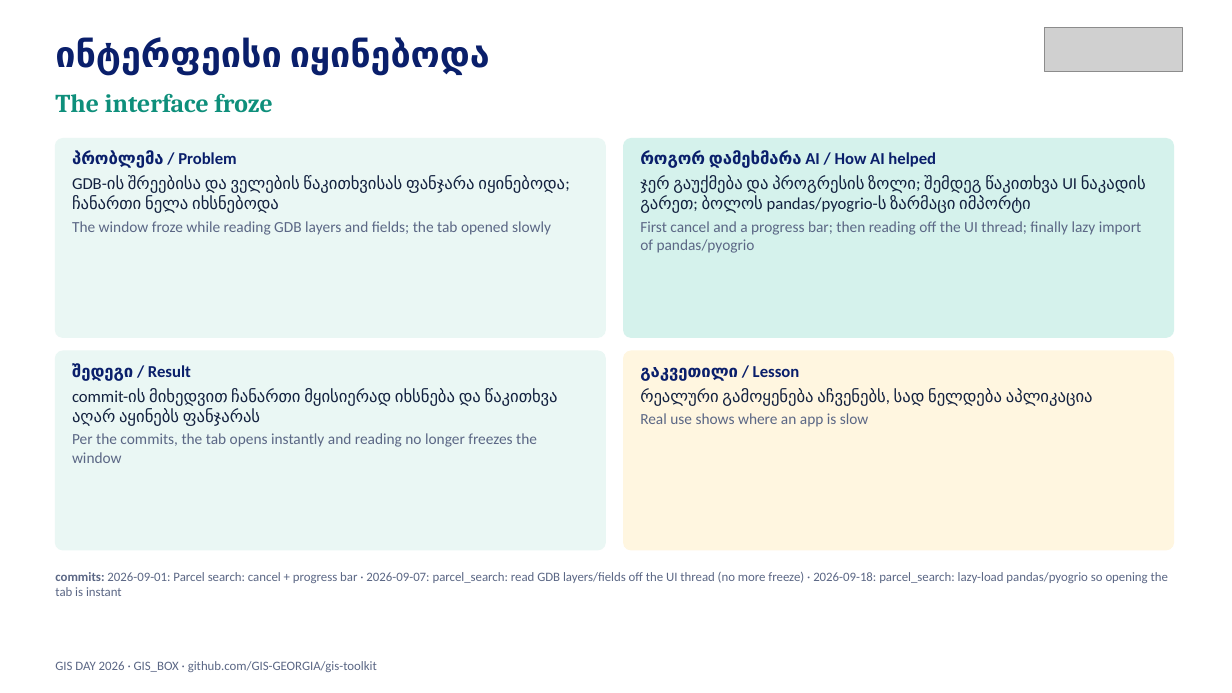
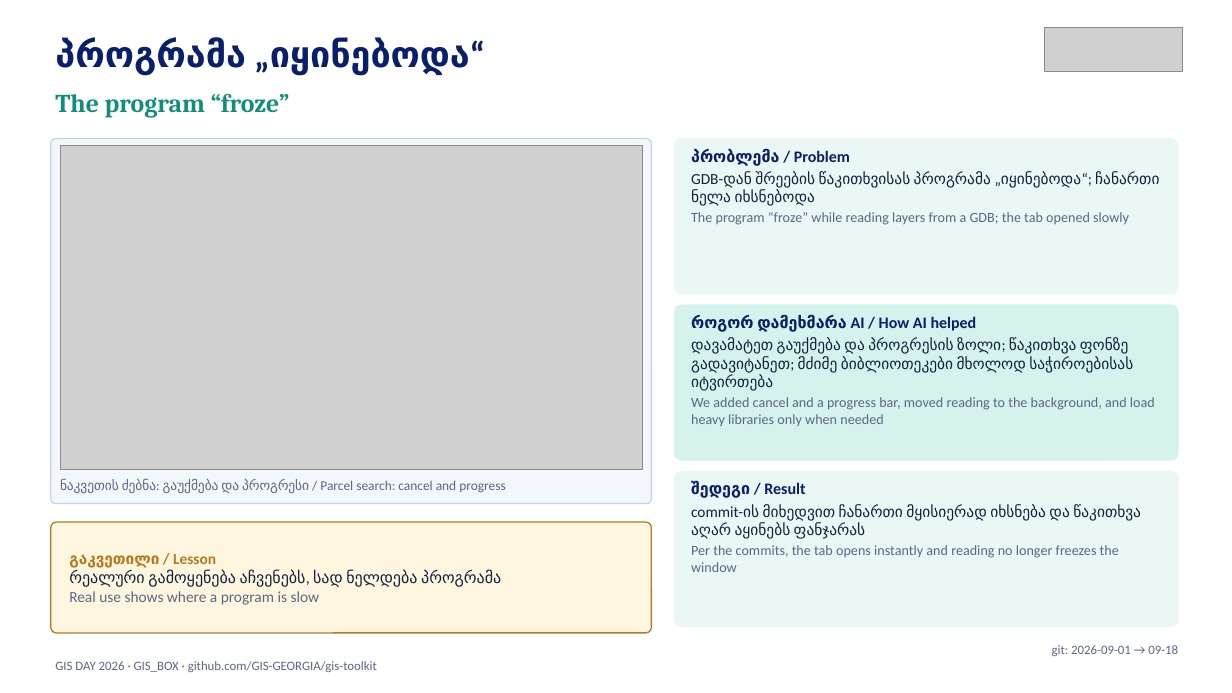
Before and after one commit to GIS-Edu-Georgia/gis-day, a slide deck: slide 10 of downloads/GIS_BOX_AI_PRESENTATION.pptx (slide 8 before the commit). Drawn at 1232x693 pixels with LibreOffice and Linux fonts; fonts in the diff are those of the drawing; grey boxes stand for pictures. Boxes give left, top, right and bottom in pixels: in the first picture for what was removed or moved away, otherwise in the second. Text is boxed around its words. In the diff, an @@ line names an element or a change of style, - is before the commit and + after.

```diff
--- a/downloads/GIS_BOX_AI_PRESENTATION.pptx
+++ b/downloads/GIS_BOX_AI_PRESENTATION.pptx
@@ text at [55,38,470,75]: text changed @@
-ინტერფეისი იყინებოდა
+პროგრამა „იყინებოდა“
@@ text at [55,93,290,117]: text changed @@
-The interface froze
+The program “froze”
@@ rounded rectangle: place and size @@
-rounded rectangle at [55,139,605,337]
+rounded rectangle at [51,139,652,504]
@@ rounded rectangle at [51,139,652,504]: fill #EAF7F4 to #F3F6FB; outline #EAF7F4 1 pt to #C9D3E6 1 pt; proportions changed @@
@@ picture added at [60,146,642,470] @@
@@ rounded rectangle: place and size @@
-rounded rectangle at [624,139,1174,337]
+rounded rectangle at [675,139,1178,294]
@@ rounded rectangle at [675,139,1178,294]: fill #D5F2EC to #EAF7F4; outline #D5F2EC 1 pt to #EAF7F4 1 pt; proportions changed @@
@@ text at [691,148,850,166]: size 13 to 12.5 pt in "პრობლემა / Problem"; less space between paragraphs @@
@@ text "პრობლემა / Problem": place and size @@
-text "პრობლემა / Problem" at [72,150,565,235]
+text "პრობლემა / Problem" at [691,148,1159,225]
@@ text removed at [640,150,1146,253] @@
-როგორ დამეხმარა AI / How AI helped
-ჯერ გაუქმება და პროგრესის ზოლი; შემდეგ წაკითხვა UI ნაკადის გარეთ; ბოლოს pandas/pyogrio-ს ზარმაცი იმპორტი
-First cancel and a progress bar; then reading off the UI thread; finally lazy import of pandas/pyogrio
@@ text at [691,171,1159,225]: text changed; size 13 to 12 pt @@
-GDB-ის შრეებისა და ველების წაკითხვისას ფანჯარა იყინებოდა; ჩანართი ნელა იხსნებოდა
-The window froze while reading GDB layers and fields; the tab opened slowly
+GDB-დან შრეების წაკითხვისას პროგრამა „იყინებოდა“; ჩანართი ნელა იხსნებოდა
+The program “froze” while reading layers from a GDB; the tab opened slowly
@@ rounded rectangle: place and size @@
-rounded rectangle at [624,351,1174,550]
+rounded rectangle at [675,305,1178,460]
@@ rounded rectangle at [675,305,1178,460]: fill #FFF6E0 to #D5F2EC; outline #FFF6E0 1 pt to #D5F2EC 1 pt; proportions changed @@
@@ text at [691,314,1155,426]: text changed; size 10 to 12 pt; text colour #5B6785 to #13213F @@
-commits: 2026-09-01: Parcel search: cancel + progress bar · 2026-09-07: parcel_search: read GDB layers/fields off the UI thread (no more freeze) · 2026-09-18: parcel_search: lazy-load pandas/pyogrio so opening the tab is instant
+როგორ დამეხმარა AI / How AI helped
+დავამატეთ გაუქმება და პროგრესის ზოლი; წაკითხვა ფონზე გადავიტანეთ; მძიმე ბიბლიოთეკები მხოლოდ საჭიროებისას იტვირთება
+We added cancel and a progress bar, moved reading to the background, and load heavy libraries only when needed
@@ text added at [60,479,506,493], 10.5 pt, text #5B6785 @@
+ნაკვეთის ძებნა: გაუქმება და პროგრესი / Parcel search: cancel and progress
@@ rounded rectangle: place and size @@
-rounded rectangle at [55,351,605,550]
+rounded rectangle at [675,471,1178,627]
@@ rounded rectangle at [675,471,1178,627]: proportions changed @@
@@ text "შედეგი / Result": place and size @@
-text "შედეგი / Result" at [72,363,558,463]
+text "შედეგი / Result" at [691,481,1141,572]
@@ text "შედეგი / Result" at [691,481,1141,572]: size 13 to 12.5 pt in "შედეგი / Result"; size 13 to 12 pt in "commit-ის მიხედვით ჩანართი მყისიერად იხსნება და წაკითხვა ..."; size 12 to 11 pt in "Per the commits, the tab opens instantly ..."; less space between paragraphs @@
@@ rounded rectangle added at [51,522,652,633], fill #FFF6E0, outline #B7791F 1 pt @@
@@ text "გაკვეთილი / Lesson": place and size @@
-text "გაკვეთილი / Lesson" at [640,366,1093,427]
+text "გაკვეთილი / Lesson" at [69,554,501,605]
@@ text "გაკვეთილი / Lesson" at [69,554,501,605]: vertical alignment top to middle @@
@@ text at [69,554,216,568]: size 13 to 12 pt, text colour #0A1F6B to #B7791F in "გაკვეთილი / Lesson"; less space between paragraphs @@
@@ text at [69,570,501,605]: text changed; size 13 to 12.5 pt @@
-რეალური გამოყენება აჩვენებს, სად ნელდება აპლიკაცია
-Real use shows where an app is slow
+რეალური გამოყენება აჩვენებს, სად ნელდება პროგრამა
+Real use shows where a program is slow
@@ text added at [1052,645,1178,656], 10 pt, text #5B6785 @@
+git: 2026-09-01 → 09-18
```
Also in this commit, not shown: 10 other slides changed, 4 slides added, 3 slides removed, 13 other files.
